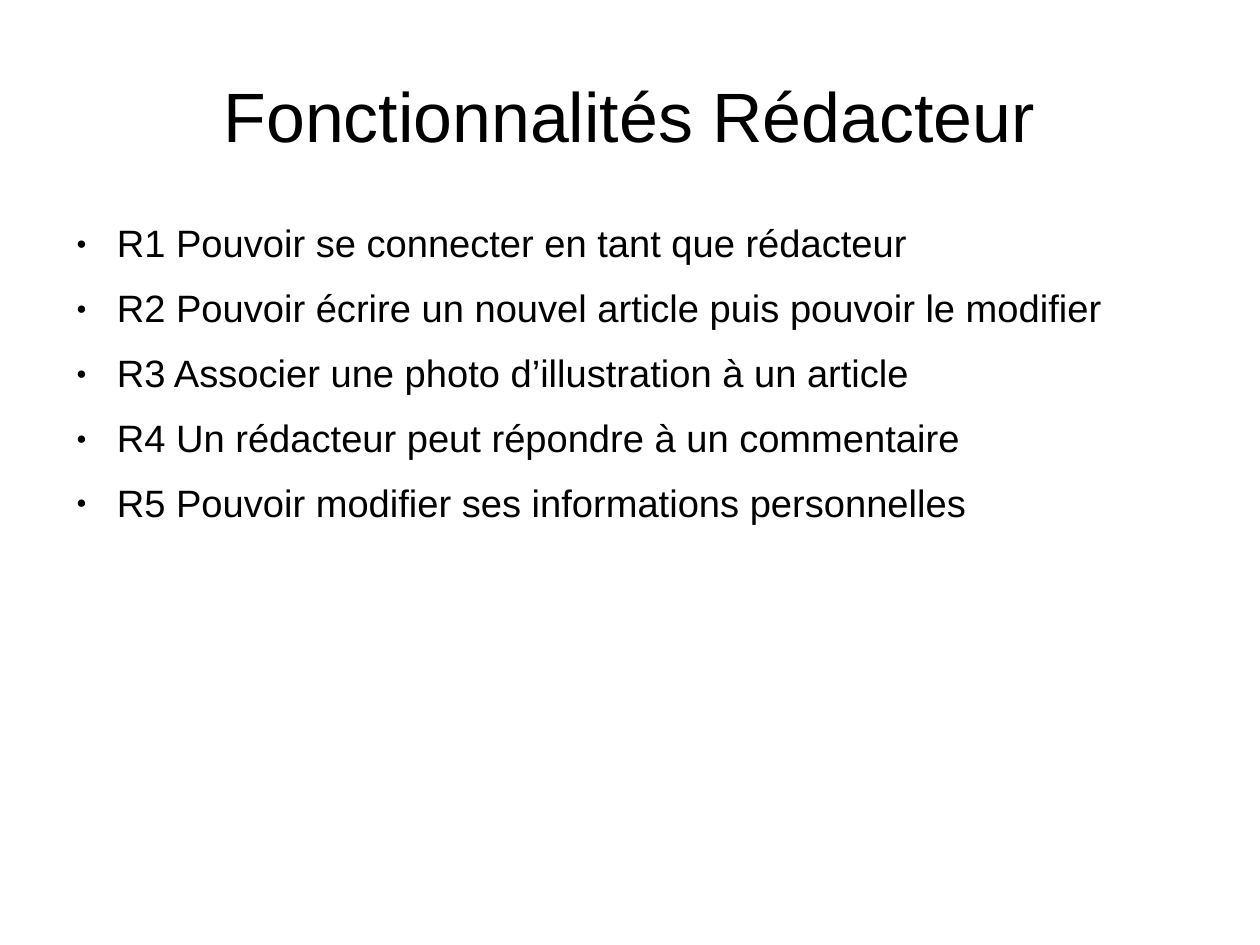
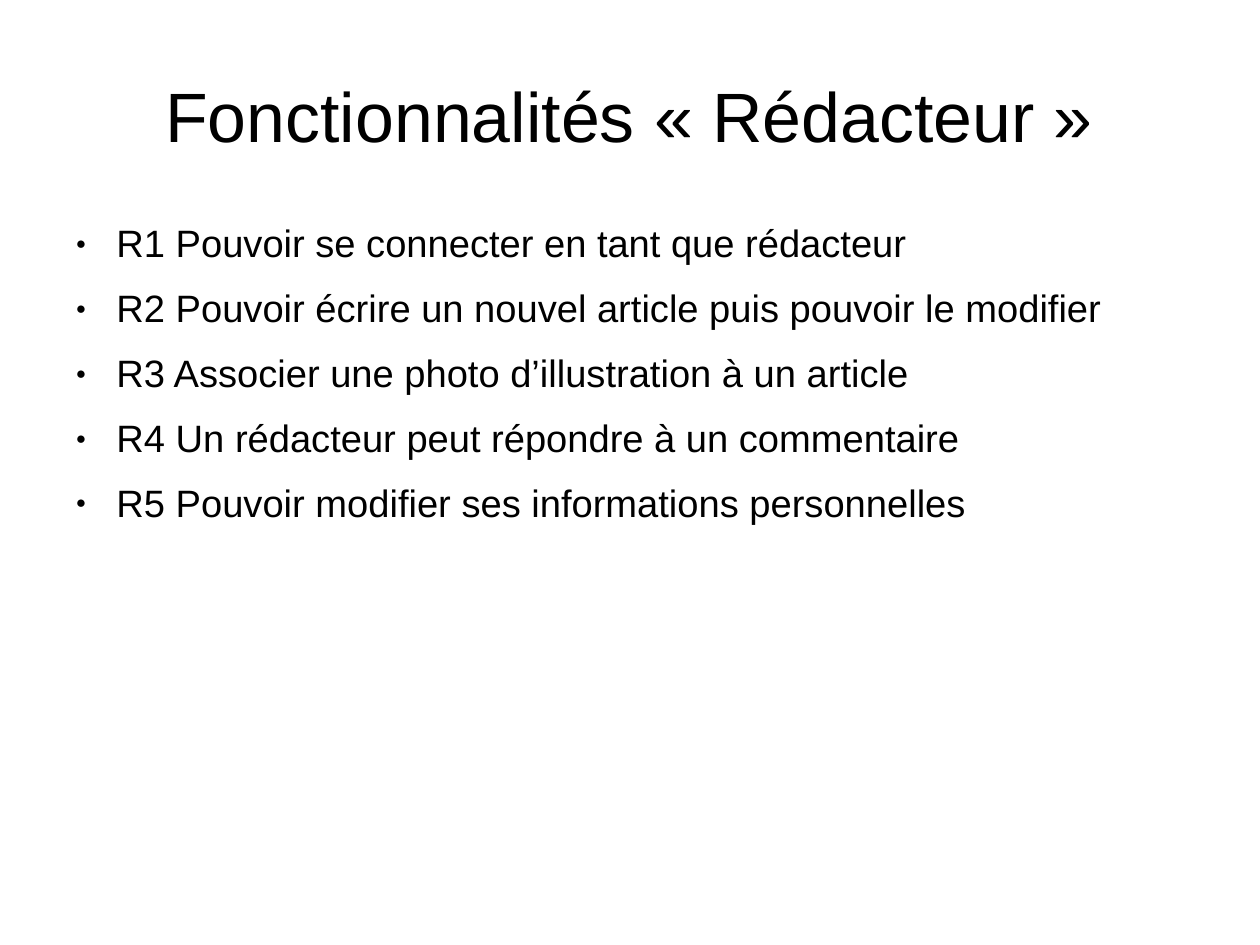
Before and after one commit to Wathil/POECNews, a slide deck: slide 10 of presentation.ppt (slide 8 before the commit). Drawn at 1260x945 pixels with LibreOffice and Linux fonts; fonts in the diff are those of the drawing. Boxes give left, top, right and bottom in pixels: in the first picture for what was removed or moved away, otherwise in the second. Text is boxed around its words. In the diff, an @@ line names an element or a change of style, - is before the commit and + after.

```diff
--- a/presentation.ppt
+++ b/presentation.ppt
@@ title at <box>165,90,1034,143</box>: text changed @@
-Fonctionnalités Rédacteur
+Fonctionnalités « Rédacteur »
```
Also in this commit, not shown: 11 other slides changed, 3 slides added, 1 slide removed.
